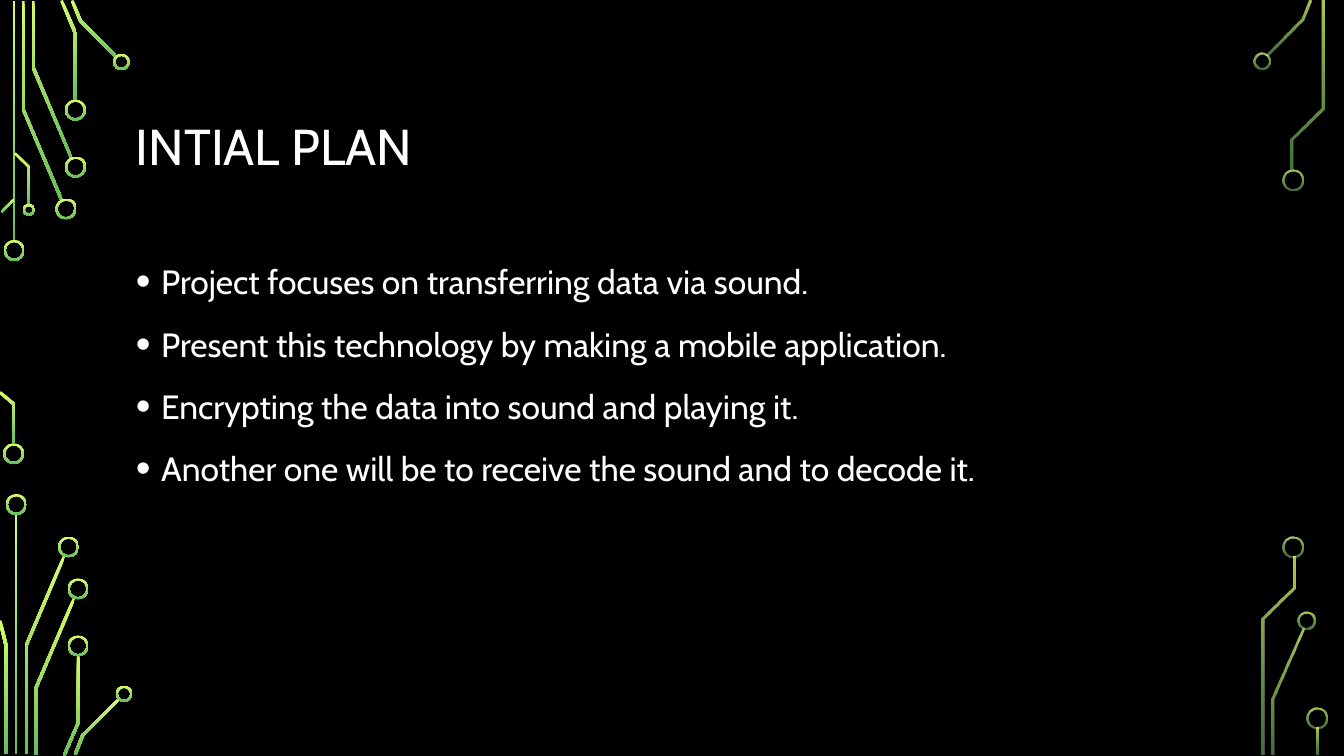
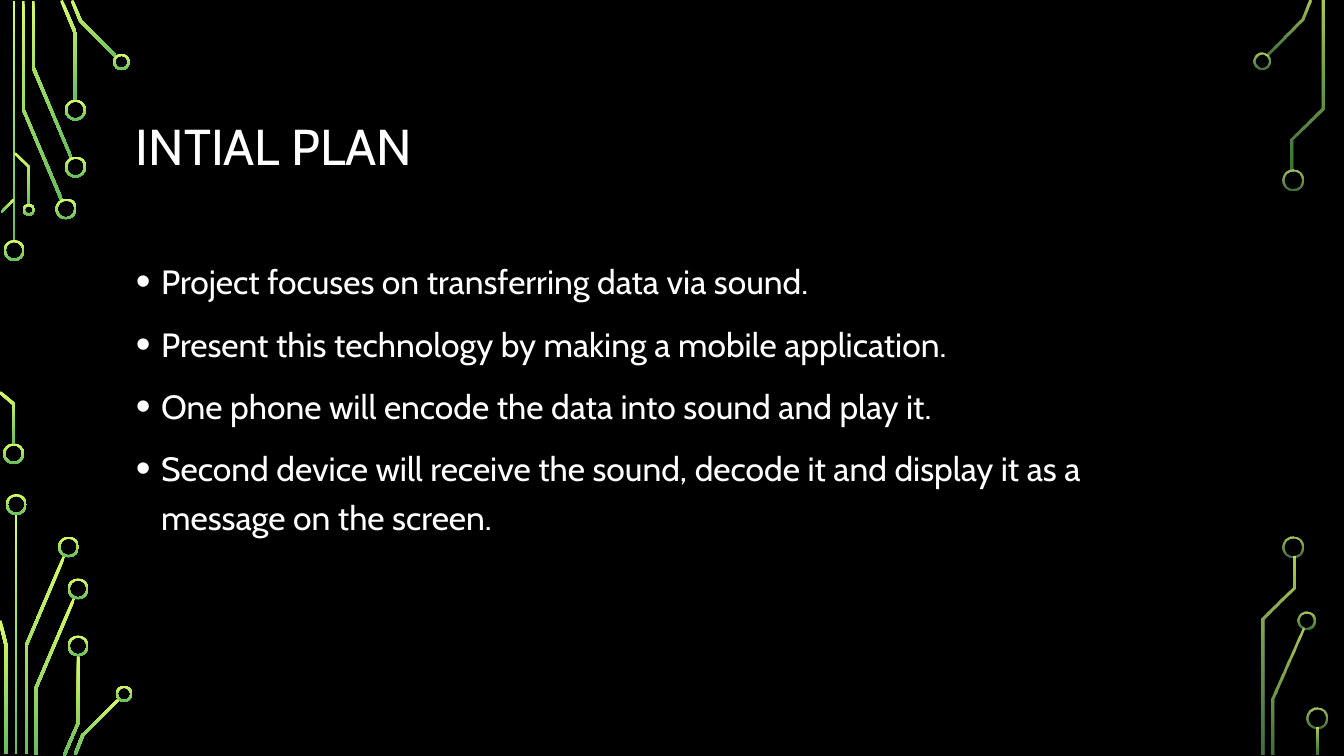
Before and after one commit to marmikshah/data-transfer-via-sound, a slide deck: slide 2 of Presentation/Data Transfer Via Sound.pptx. Drawn at 1344x756 pixels with LibreOffice and Linux fonts; fonts in the diff are those of the drawing; background and template pictures are left out. Boxes give left, top, right and bottom in pixels: in the first picture for what was removed or moved away, otherwise in the second. Text is boxed around its words. In the diff, an @@ line names an element or a change of style, - is before the commit and + after.

```diff
--- a/Presentation/Data Transfer Via Sound.pptx
+++ b/Presentation/Data Transfer Via Sound.pptx
@@ text at [161, 393, 1080, 538]: text changed @@
-• Encrypting the data into sound and playing it.
-• Another one will be to receive the sound and to decode it.
+• One phone will encode the data into sound and play it.
+• Second device will receive the sound, decode it and display it as a message on the screen.
```
Also in this commit, not shown: 4 other slides changed, 5 other files.
